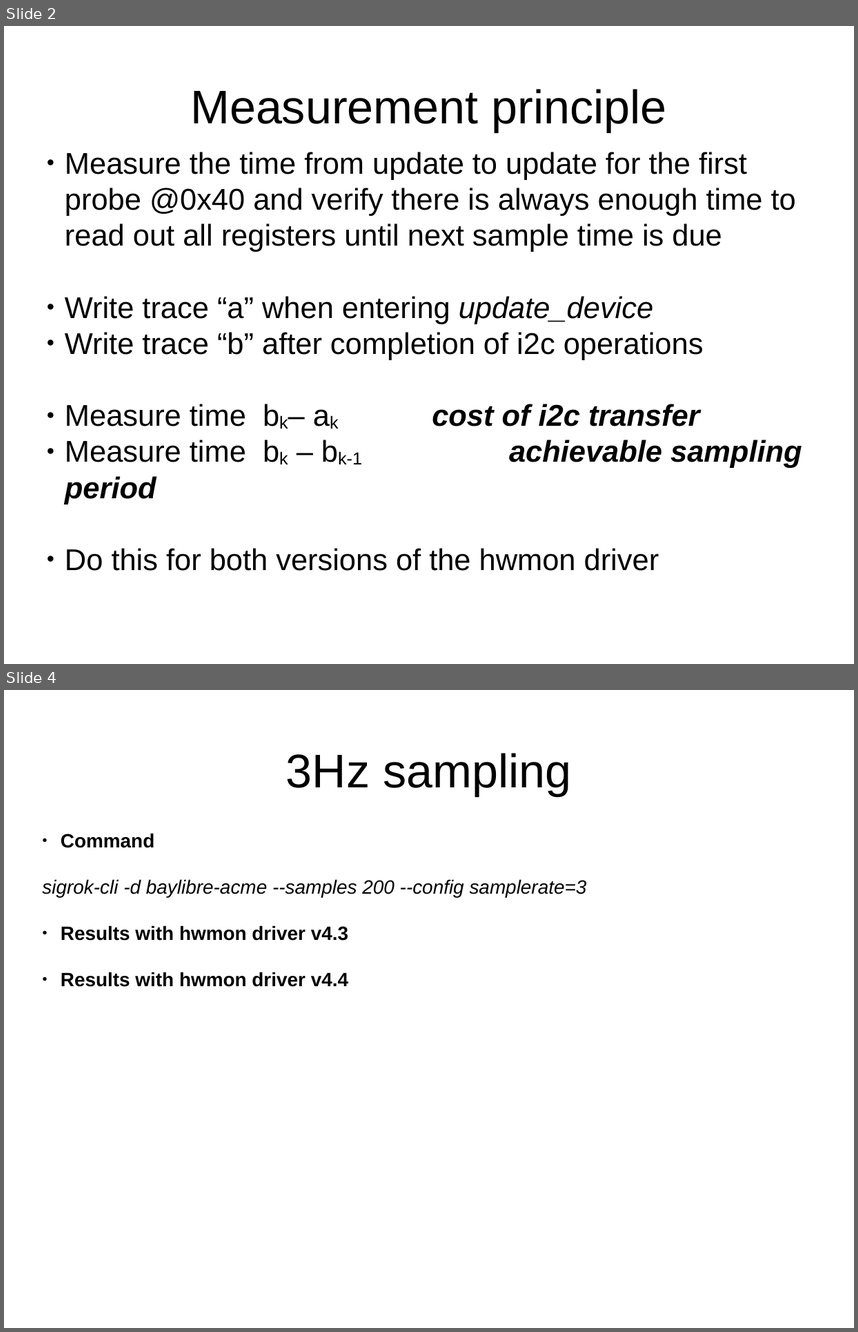
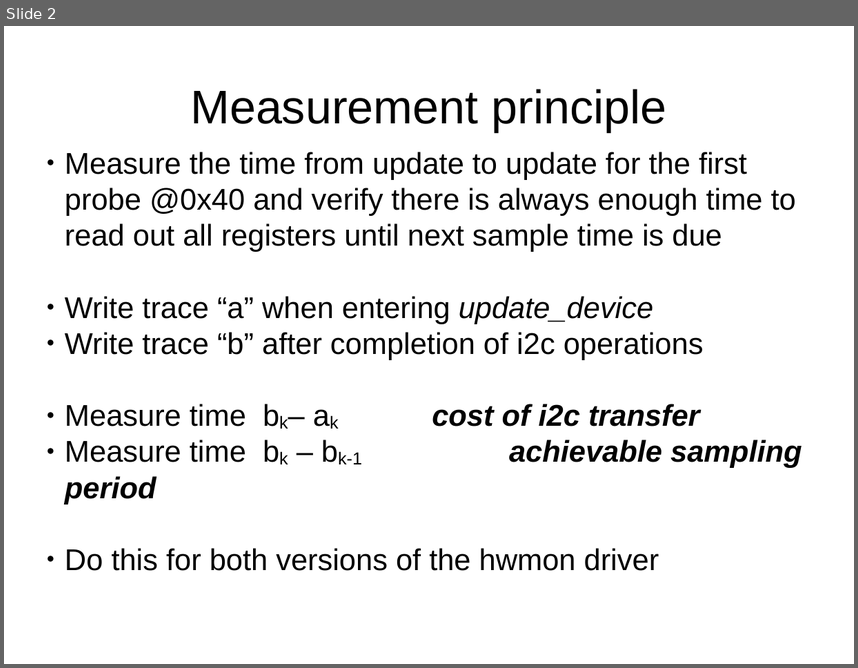
Before and after one commit to BayLibre/ACME, a slide deck: docs/measurements/8-probes-measurements.odp. Shown one above the other, each under a label of ours: slides 2 and 4 before the commit, slide 2 after it; the slides between them are not shown. The pictures are 858x1332 and 858x668 pixels, drawn with LibreOffice and Linux fonts; fonts in the diff are those of the drawing. Boxes give left, top, right and bottom in pixels: in the first picture for what was removed or moved away, otherwise in the second. Text is boxed around its words. In the diff, an @@ line names an element or a change of style, - is before the commit and + after.

Commit message:
update hwmon test script and doc

```diff
--- a/docs/measurements/8-probes-measurements.odp
+++ b/docs/measurements/8-probes-measurements.odp
@@ slide 4 removed at [4,690,854,1328], background #FFFFFF @@
@@ title removed at [286,753,571,796] @@
-3Hz sampling
@@ text removed at [42,833,587,987] @@
-● Command
-sigrok-cli -d baylibre-acme --samples 200 --config samplerate=3
-● Results with hwmon driver v4.3
-● Results with hwmon driver v4.4
```
Also in this commit, not shown: 2 slides changed, 9 slides added, 2 other files.
